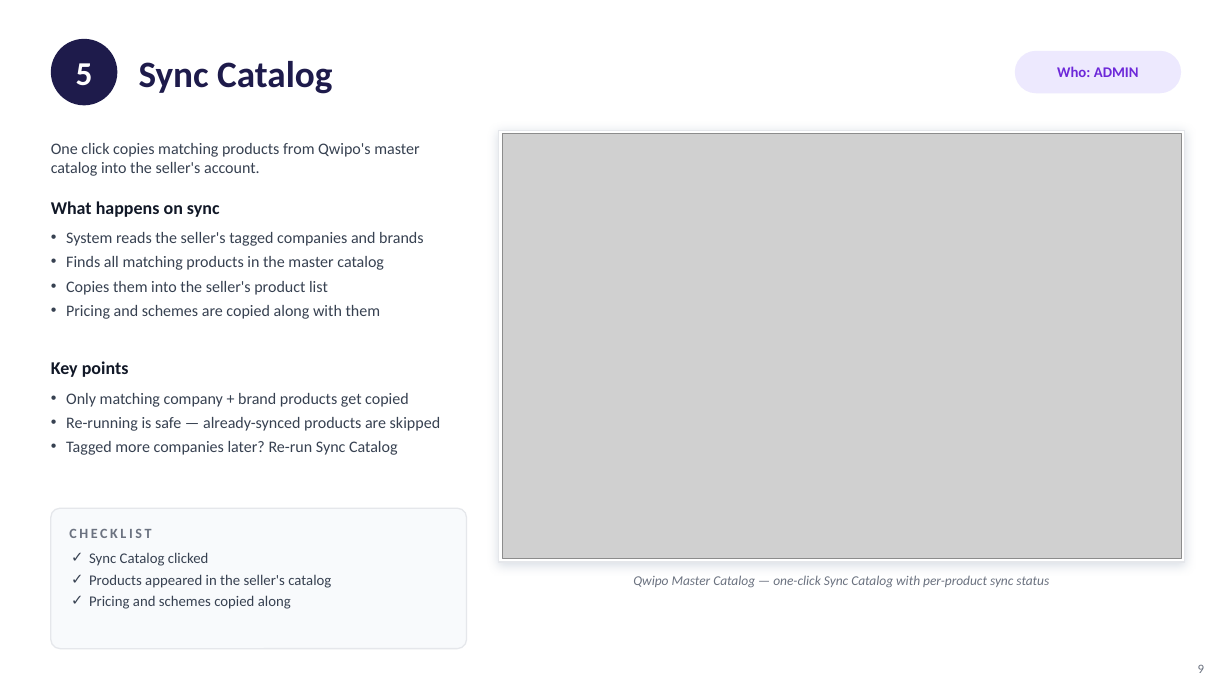
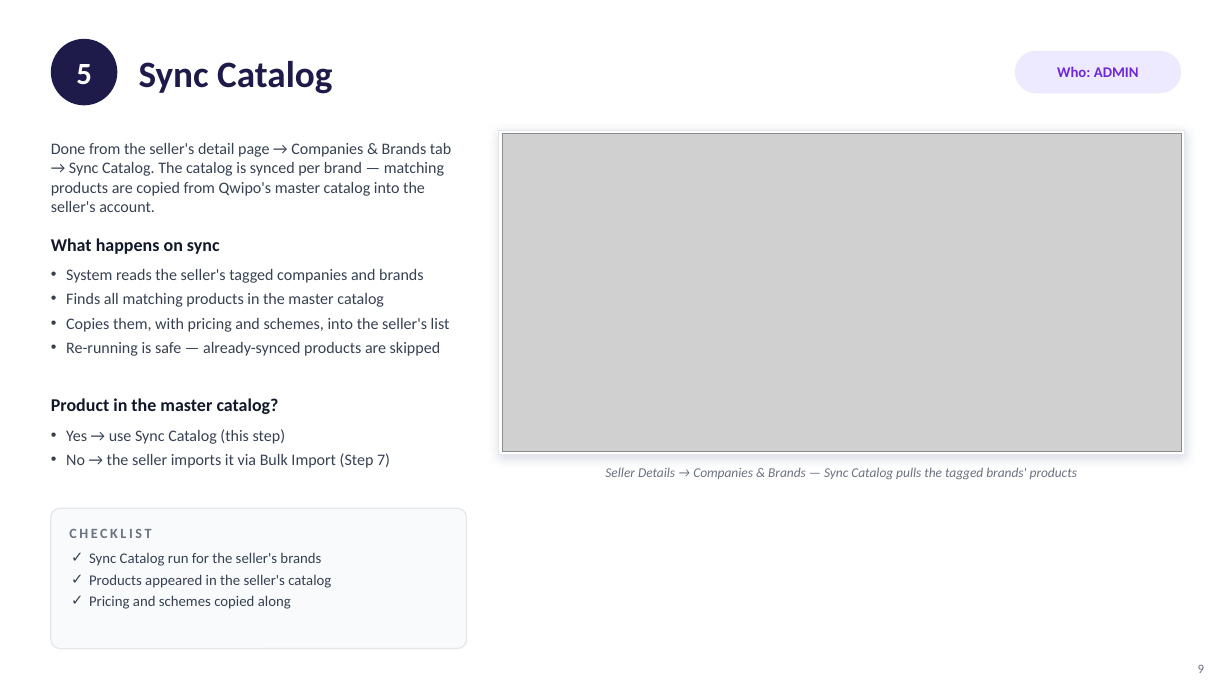
Before and after one commit to qwipo-product/ONDC-Seller-Store, a slide deck: slide 9 of Seller-Onboarding-to-Buyer-App-Visibility.pptx. Drawn at 1232x693 pixels with LibreOffice and Linux fonts; fonts in the diff are those of the drawing; grey boxes stand for pictures. Boxes give left, top, right and bottom in pixels: in the first picture for what was removed or moved away, otherwise in the second. Text is boxed around its words. In the diff, an @@ line names an element or a change of style, - is before the commit and + after.

```diff
--- a/Seller-Onboarding-to-Buyer-App-Visibility.pptx
+++ b/Seller-Onboarding-to-Buyer-App-Visibility.pptx
@@ text at (x1=51, y1=143, x2=451, y2=212): text changed @@
-One click copies matching products from Qwipo's master catalog into the seller's account.
+Done from the seller's detail page → Companies & Brands tab → Sync Catalog. The catalog is synced per brand — matching products are copied from Qwipo's master catalog into the seller's account.
@@ rectangle resized from (x1=498, y1=130, x2=1185, y2=562) to (x1=498, y1=130, x2=1185, y2=455) @@
@@ picture resized from (x1=502, y1=134, x2=1181, y2=558) to (x1=502, y1=134, x2=1181, y2=451) @@
@@ text "What happens on sync" moved from (x1=51, y1=201, x2=220, y2=217) to (x1=51, y1=238, x2=220, y2=254) @@
@@ text "System reads the seller's tagged ..." moved from (x1=66, y1=232, x2=423, y2=319) to (x1=66, y1=269, x2=450, y2=356) @@
@@ text at (x1=66, y1=318, x2=450, y2=356): text changed @@
-• Copies them into the seller's product list
-• Pricing and schemes are copied along with them
+• Copies them, with pricing and schemes, into the seller's list
+• Re-running is safe — already-synced products are skipped
@@ text at (x1=51, y1=398, x2=279, y2=414): text changed @@
-Key points
+Product in the master catalog?
@@ text at (x1=66, y1=429, x2=390, y2=468): text changed @@
-• Only matching company + brand products get copied
-• Re-running is safe — already-synced products are skipped
-• Tagged more companies later? Re-run Sync Catalog
+• Yes → use Sync Catalog (this step)
+• No → the seller imports it via Bulk Import (Step 7)
@@ text at (x1=605, y1=467, x2=1077, y2=479): text changed @@
-Qwipo Master Catalog — one-click Sync Catalog with per-product sync status
+Seller Details → Companies & Brands — Sync Catalog pulls the tagged brands' products
@@ text at (x1=89, y1=552, x2=321, y2=566): text changed @@
-✓ Sync Catalog clicked
+✓ Sync Catalog run for the seller's brands
```
Also in this commit, not shown: 16 other slides changed, 6 slides added, 8 other files.
